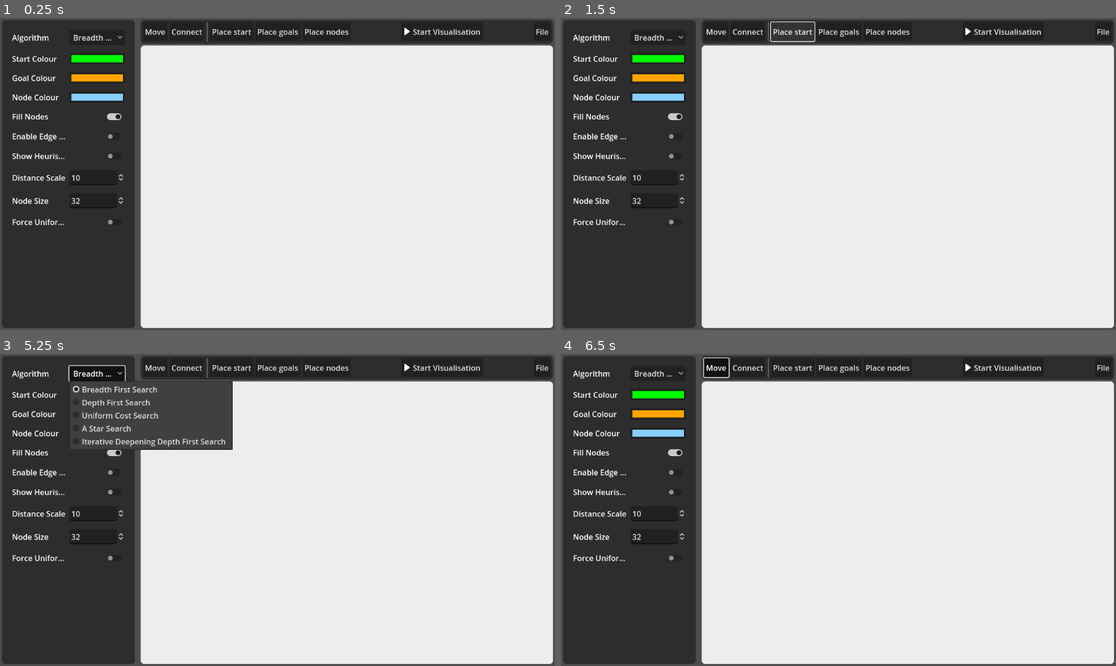
Above: before the commit, frames 1-4 (two rows, left to right).
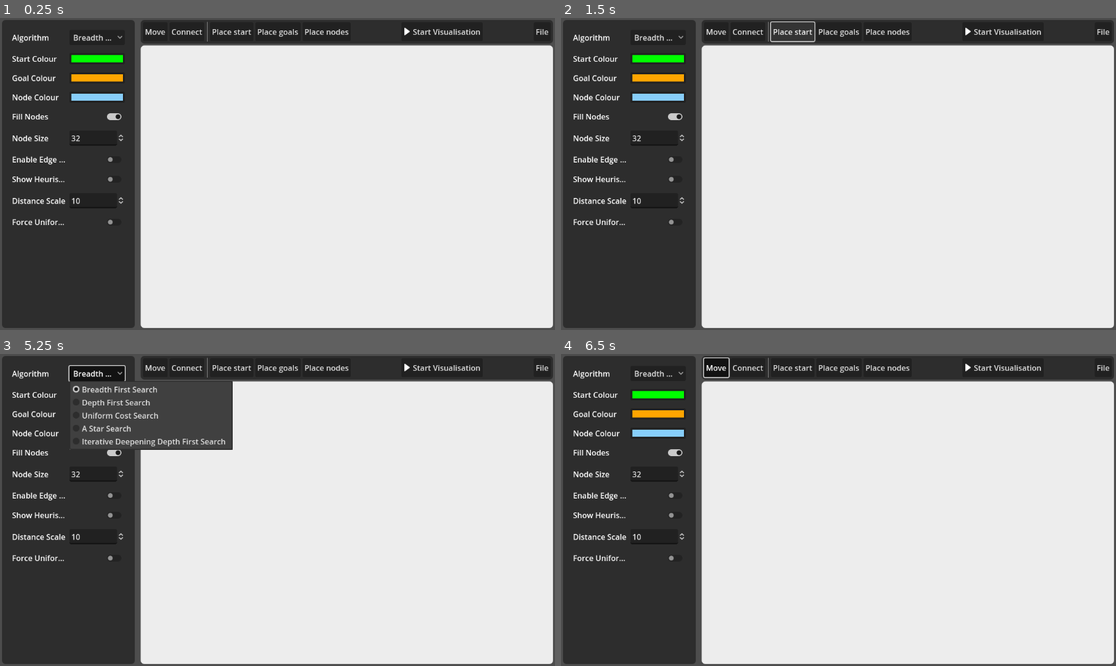
Above: after the commit, the same moments.

Repository: MattBann/Search-Tree-Traversal
Game: Godot game, scene res://scenes/main.tscn
The game is run twice, just before and just after one commit, with the same random seed, the same clock (stepped at 60 frames per second) and the same inputs.
Inputs:
- Up to frame 1 (0.25 s): no input
- Up to frame 2 (1.5 s): click "Place start" at 0.5 s; click "Place start" at 1.25 s
- Up to frame 3 (5.25 s): click "Start Visualisation" at 2 s; click "Step" at 2.75 s; click "Start Visualisation" at 3.5 s; click "Stop" at 4.25 s; click "Breadth First Search" at 5 s
- Up to frame 4 (6.5 s): click "Move" at 5.75 s

The runs differ from the first frame. In frame 1, 0.7% of the frame differs, in the area x 2-23%, y 36-60%; in frame 2, 0.7%; in frame 3, 0.7%; in frame 4, 0.7%.

Commit message:
Move node size option to be with similar settings

Diff:
--- a/scripts/resources/setup_data.gd
+++ b/scripts/resources/setup_data.gd
@@ -57,6 +57,16 @@
 			value = true,
 		},
 		{
+			name = "node_size",
+			option_type = OptionType.SPIN,
+			value_type = {
+				min = 16,
+				max = 64,
+				step = 1
+			},
+			value = 32
+		},
+		{
 			name = "enable_edge_weights",
 			option_type = OptionType.SWITCH,
 			value_type = TYPE_BOOL,
@@ -77,16 +87,6 @@
 				step = 1
 			},
 			value = 10,
-		},
-		{
-			name = "node_size",
-			option_type = OptionType.SPIN,
-			value_type = {
-				min = 16,
-				max = 64,
-				step = 1
-			},
-			value = 32
 		},
 		{
 			name = "force_uniform_path_cost",
